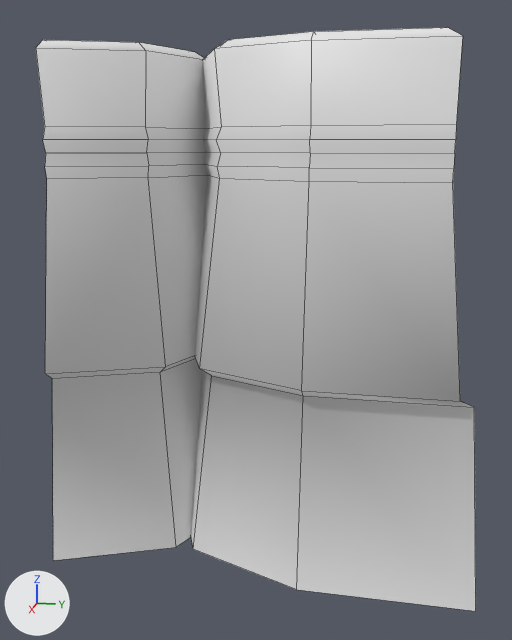
Renders of the OBJ model Assets/Decoratipns/Fences/fence13_linked.obj from each side of a commit.
Both versions are drawn from a camera (50 mm lens) standing at (1.51, 0.158, 1.017) and looking at (0.025, -0.139, 0.646). The lights are fixed; the arrows at lower left show +X, +Y and +Z. Mesh edges are drawn as thin lines. Where no turn or scale is listed for an object, it has been applied to the vertices.

The first picture shows 'fence13_linked_Cylinder.005'.
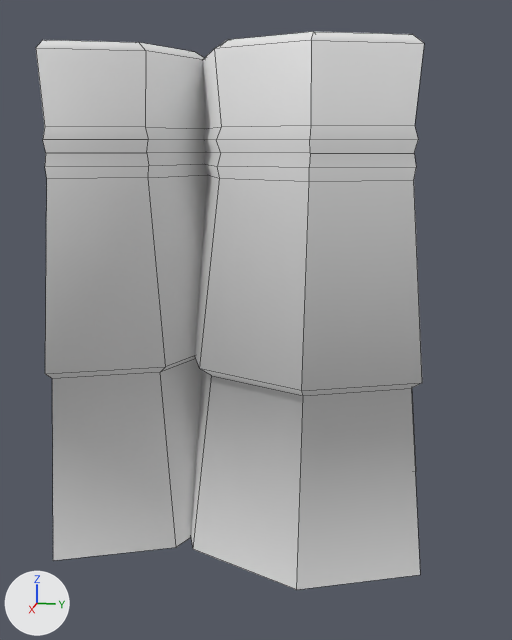
What differs and where, as boxes [x1, y1, x2, y2] in the pictures (512 x 640 px; the box of a moved part takes in the faces that stretch with it):
'fence13_linked_Cylinder.005', reshaped (12% narrower): before [36, 27, 476, 611]; after [36, 32, 424, 590]
part 1 of me_fence13_linked_cylinder_005, moved or reshaped: before [309, 27, 462, 183]; after [309, 32, 423, 181]

What the commit changed:
me_fence13_linked_cylinder_005 is used by ob_fence13_linked_cylinder_005; location (0.0, 0.0, 0.0).
me_fence13_linked_cylinder_005 had 123 vertices, 100 faces and spanned x -0.327..0.327, y -0.5..0.327, z 0.197..1.206.
me_fence13_linked_cylinder_005 now has 122 vertices, 100 faces and spans x -0.327..0.327, y -0.5..0.231, z 0.197..1.206.
Part 1, on me_fence13_linked_cylinder_005:
3 vertices are removed from x -0.221..0.221, y 0.046..0.221, z 1.206.
4 faces are deleted.
18 vertices move from x -0.327..0.327, y 0.244..0.327, z 0.197..1.189 to x -0.231..0.231, y 0.177..0.231, z 0.197..1.189.
2 vertices are added at (-0.156, 0.166, 1.206), (0.156, 0.166, 1.206).
4 new faces join them.
